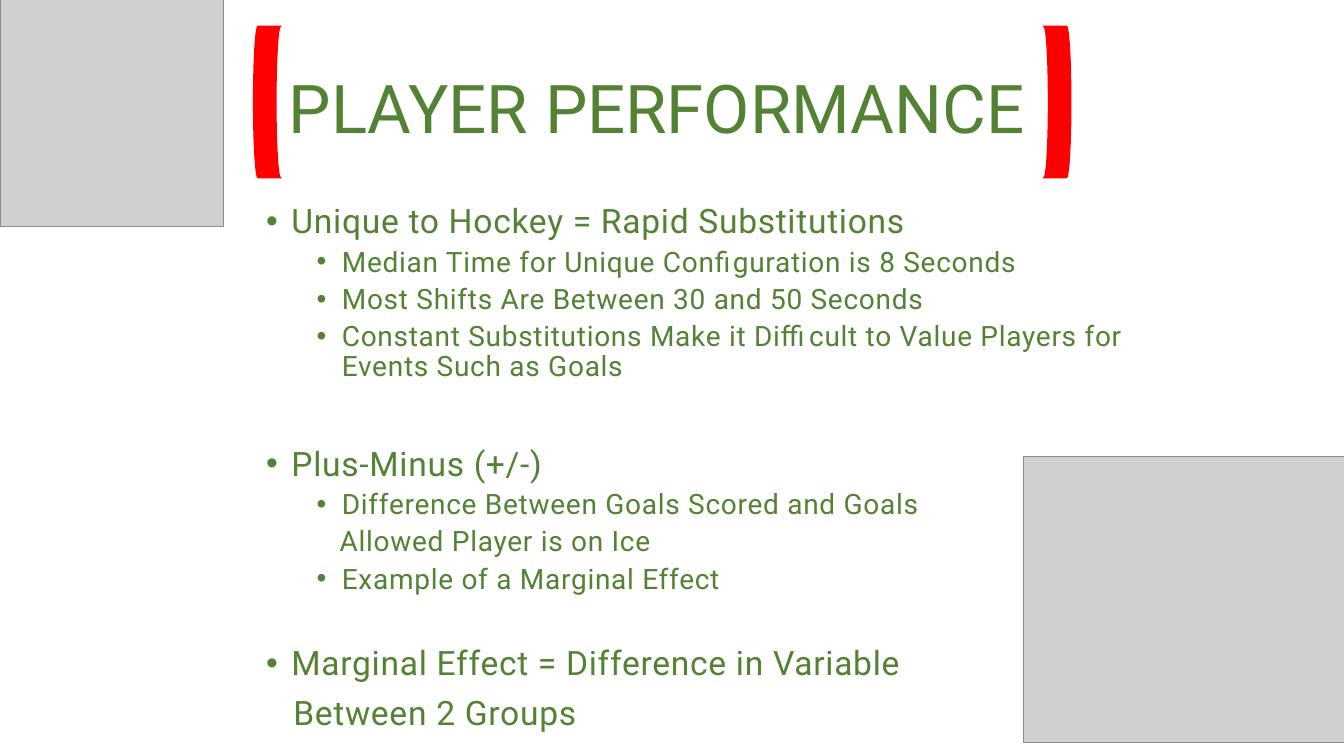
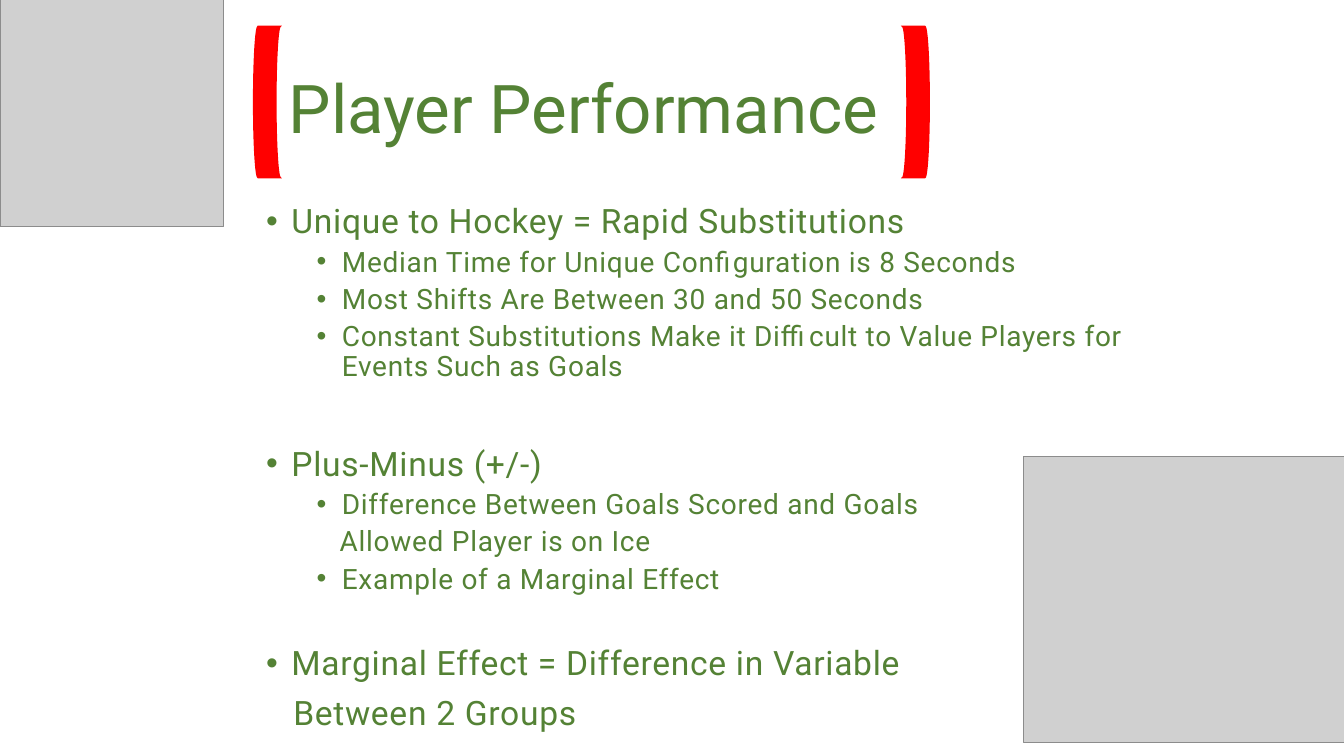
Before and after one commit to SuperMarioGiacomazzo/STOR390_WEBSITE, a slide deck: slide 3 of Slides/Hockey 1/Hockey_1_Lecture.pptx. Drawn at 1344x756 pixels with LibreOffice and Linux fonts; fonts in the diff are those of the drawing; grey boxes stand for pictures. Boxes give left, top, right and bottom in pixels: in the first picture for what was removed or moved away, otherwise in the second. Text is boxed around its words. In the diff, an @@ line names an element or a change of style, - is before the commit and + after.

```diff
--- a/Slides/Hockey 1/Hockey_1_Lecture.pptx
+++ b/Slides/Hockey 1/Hockey_1_Lecture.pptx
@@ flow chart online storage: place and size @@
-flow chart online storage at [1045, 26, 1072, 177]
+flow chart online storage at [902, 26, 930, 177]
@@ text at [289, 82, 878, 148]: text changed @@
-PLAYER PERFORMANCE
+Player Performance
```
Also in this commit, not shown: 16 other slides changed, 11 other files.
